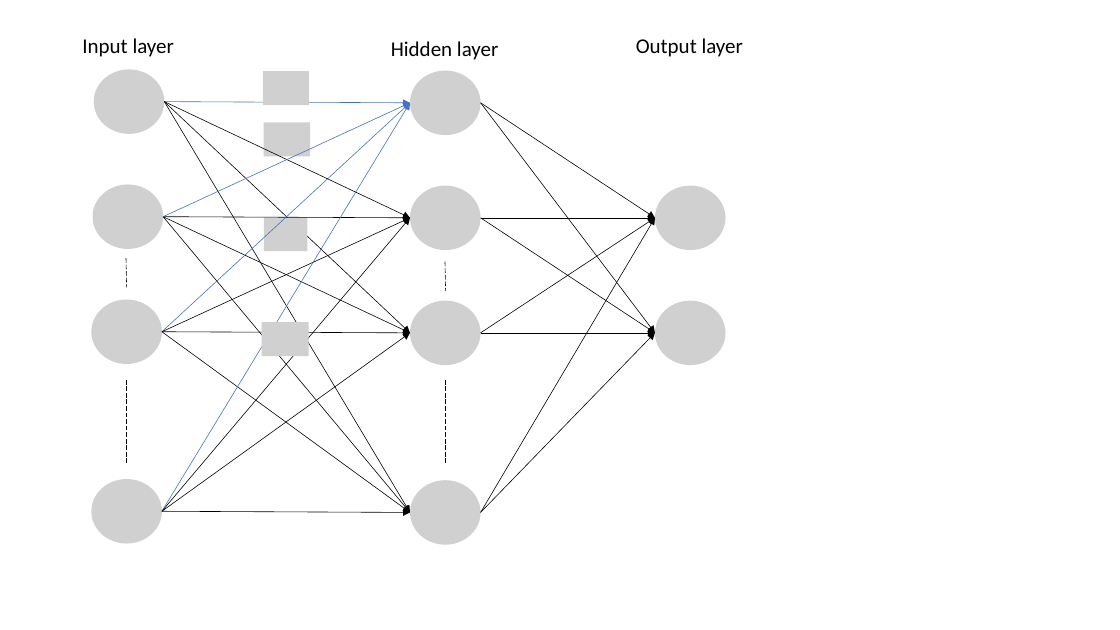
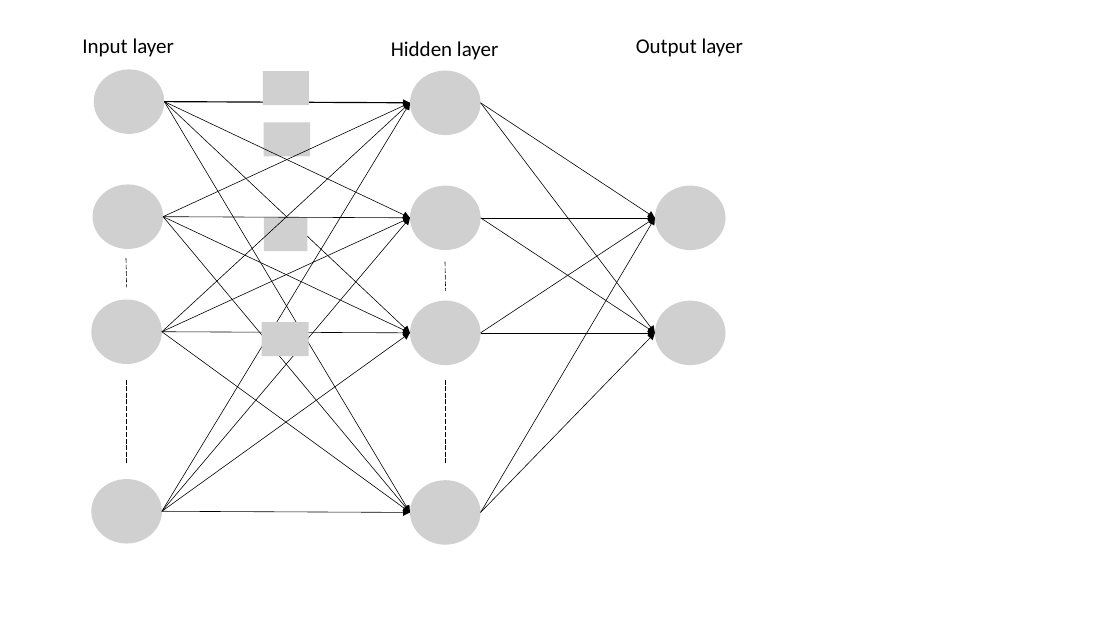
Before and after one commit to aliceyang16/Proposal-Report-, a slide deck: slide 1 of Tools/neural_network.pptx. Drawn at 1120x630 pixels with LibreOffice and Linux fonts; fonts in the diff are those of the drawing; grey boxes stand for pictures. Boxes give left, top, right and bottom in pixels: in the first picture for what was removed or moved away, otherwise in the second. Text is boxed around its words. In the diff, an @@ line names an element or a change of style, - is before the commit and + after.

```diff
--- a/Tools/neural_network.pptx
+++ b/Tools/neural_network.pptx
@@ arrow (162, 332) - (410, 103): stroke #4472C4 0.5 pt to #000000 0.5 pt @@
@@ arrow (162, 512) - (410, 103): stroke #4472C4 0.5 pt to #000000 0.5 pt @@
@@ arrow (163, 217) - (410, 103): stroke #4472C4 0.5 pt to #000000 0.5 pt @@
@@ arrow (165, 102) - (410, 103): stroke #4472C4 0.5 pt to #000000 1 pt @@
```
Also in this commit, not shown: 39 other files.
